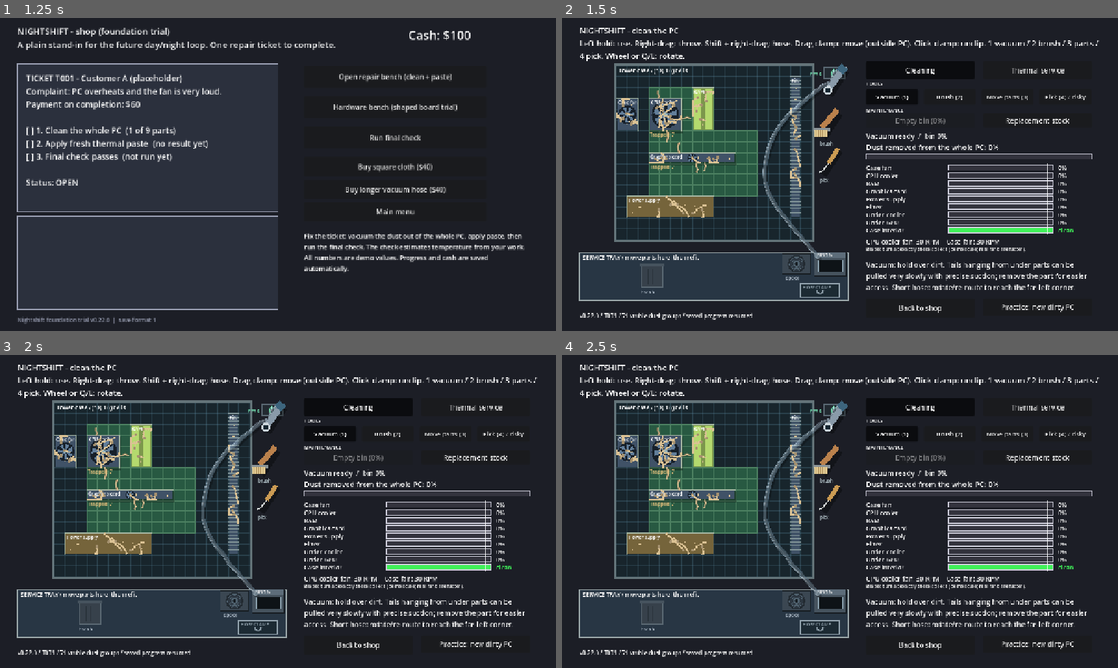
Above: before the commit, frames 1-4 (two rows, left to right).
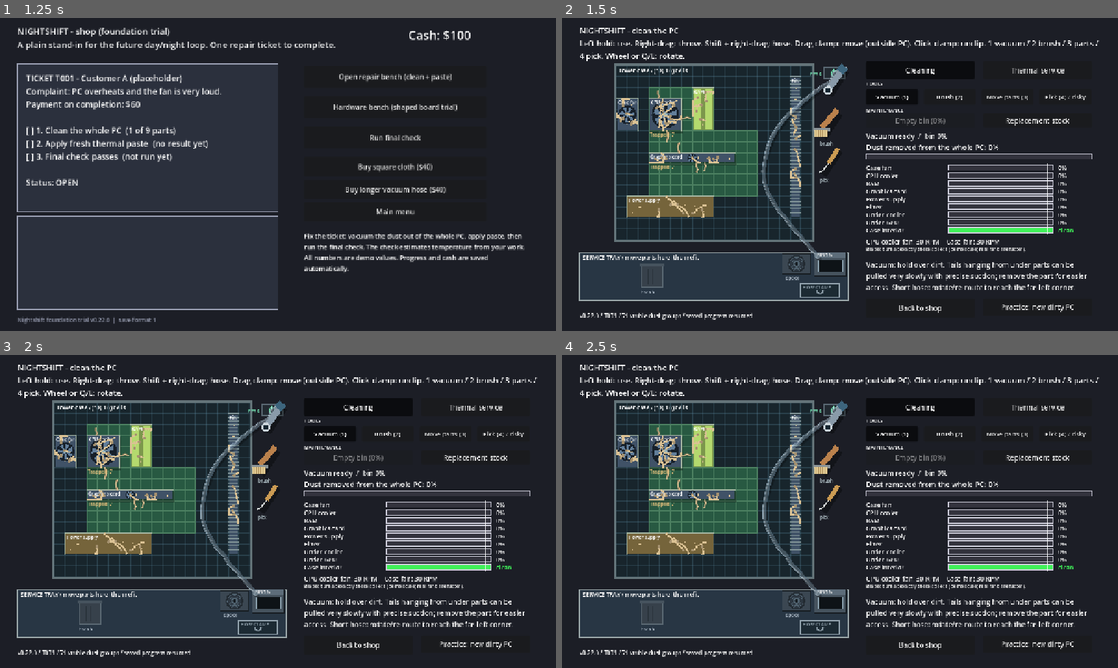
Above: after the commit, the same moments.

Repository: 123rearearcode/nighshift_real
Game: Godot game, scene res://scenes/start.tscn
Same seed, same stepped clock (60 frames per second), same inputs: the game is played once before the commit and once after it.
Inputs:
- Up to frame 1 (1.25 s): click "New game" at 0.5 s
- Up to frame 2 (1.5 s): click "Open repair bench (clean + pa…" at 1.25 s
- Up to frame 3 (2 s): no input
- Up to frame 4 (2.5 s): click "Cleaning" at 2 s

Frame 1 is identical in both runs. In frame 2, 0.2% of the frame differs, in the area x 35-50%, y 16-68%; in frame 3, 0.2%; in frame 4, 0.2%.

Commit message:
Hose attachment via renderer bridge + leash tug; keep Codex's untangling untouched
Co-Authored-By: Claude Fable 5 <noreply@anthropic.com>
Claude-Session: https://claude.ai/code/session_01RRHyDEgCNWig31UsohEBJ7

Diff:
--- a/scripts/bench/hose_sim.gd
+++ b/scripts/bench/hose_sim.gd
@@ -195,26 +195,7 @@
     pos[0] = anchor_point
     if pinned():
         pos[pin] = pin_point
-    # The nozzle end is ATTACHED to the vacuum: however tangled or short the hose is, the end never
-    # hangs loose (0.22.0: the user saw the vacuum "detach" when the hose was clipped short). `tug`
-    # still measures how far the simulation lagged, and the extra link passes spread the stretch.
     tug = pos[last] - desired_end
-    pos[last] = desired_end
-    prev[last] = desired_end
-    for extra in range(4):
-        for i in range(maxi(1, last - 6), last):
-            if i == pin:
-                continue
-            var link: Vector2 = pos[i + 1] - pos[i]
-            var distance: float = link.length()
-            if distance < 0.0001:
-                continue
-            var correction: Vector2 = link * ((distance - segment) / distance)
-            if i + 1 == last:
-                pos[i] += correction
-            else:
-                pos[i] += correction * 0.5
-                pos[i + 1] -= correction * 0.5
     var calm: bool = true
     for i in range(1, POINTS):
         if pos[i].distance_to(prev[i]) > SLEEP_SPEED:
Not shown, changed: docs/DECISIONS.md
